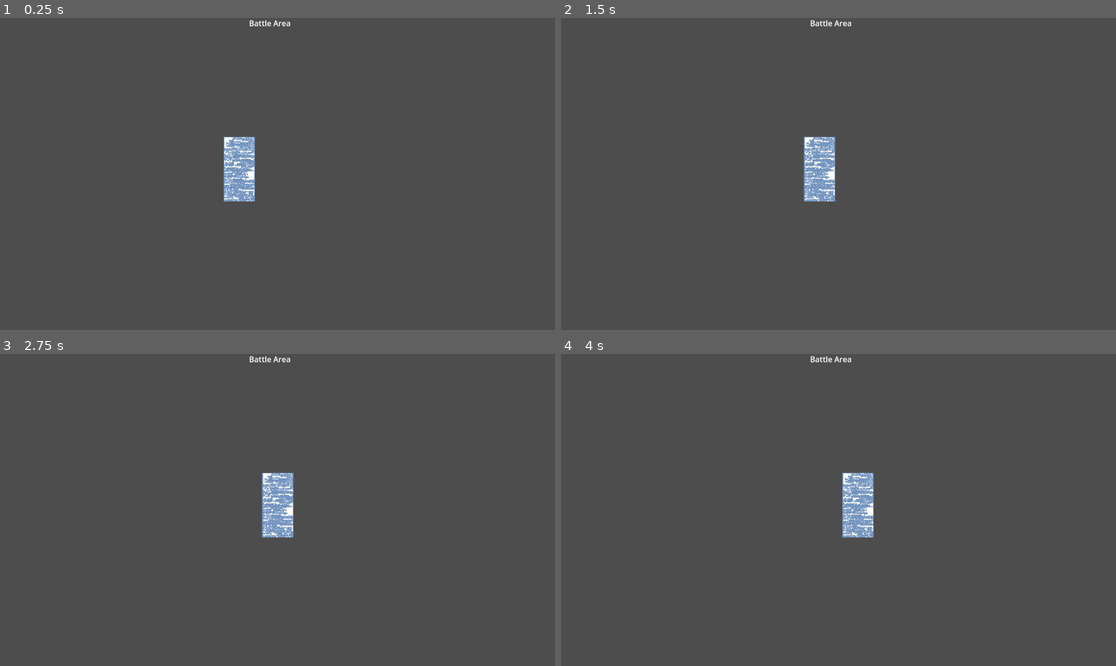
Above: before the commit, frames 1-4 (two rows, left to right).
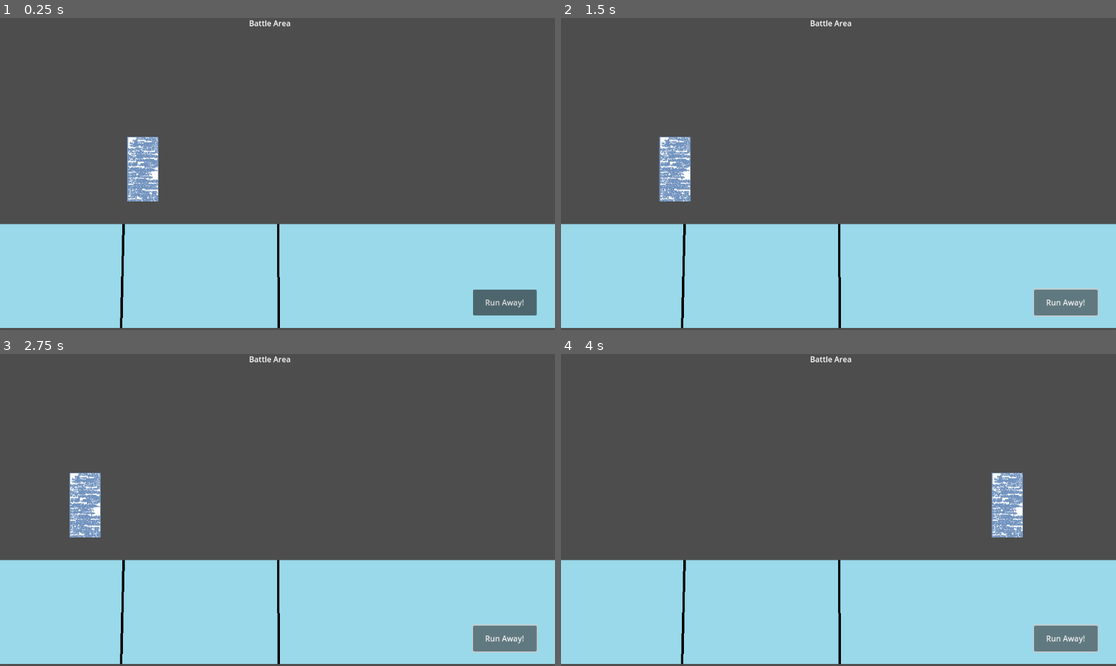
Above: after the commit, the same moments.

Repository: DrakeMitchell/Mercyman
Game: Godot game, scene res://Scenes/Battle Scene.tscn
Two runs of this game, one before a commit and one after it. Both use one fixed random seed, a clock stepped at 60 frames per second and the inputs below. This scene is started directly instead of the project's main scene.
Inputs (mouse positions are in pixels of both pictures, inside the frame that each line leads up to):
- Up to frame 1 (0.25 s): no input
- Up to frame 2 (1.5 s): click (1066, 301) at 0.5 s, where only the run after the commit has a clickable "Run Away!"; hold Right (ui_right) from 1.28 s (still down); tap I (Interact) at 1.35 s
- Up to frame 3 (2.75 s): release Right (ui_right) at 2.03 s; hold Down (ui_down) from 2.03 s (still down); tap I (Interact) at 2.1 s
- Up to frame 4 (4 s): release Down (ui_down) at 2.78 s; hold Right (ui_right) 2.78-3.53 s; tap X (click_button) at 2.85 s; tap I (Interact) at 3.05, 3.6 s; hold Up (ui_up) from 3.53 s (still down)

The runs differ from the first frame. In frame 1, 36% of the frame differs, in the area x 0-100%, y 38-100%; in frame 2, 36%; in frame 3, 36%; in frame 4, 36%.

Commit message:
Added Placeholder battle HUD

Diff:
--- a/Scenes/Battle Scene.tscn
+++ b/Scenes/Battle Scene.tscn
@@ -6,6 +6,7 @@
 [ext_resource type="Texture2D" uid="uid://yc3fnvug6xwy" path="res://Assets/Skeleton_01_White_Idle.png" id="2_kte72"]
 [ext_resource type="Texture2D" uid="uid://244k54tformt" path="res://Assets/Untitled.png" id="6_edvi2"]
 [ext_resource type="Script" path="res://Scripts/BattleMode.gd" id="6_t5xa3"]
+[ext_resource type="PackedScene" uid="uid://u7bmv8uc1d5t" path="res://Scenes/BattleHUD.tscn" id="7_6j3fl"]
 
 [sub_resource type="RectangleShape2D" id="RectangleShape2D_fi2gj"]
 size = Vector2(51, 44)
@@ -14,7 +15,7 @@
 script = ExtResource("1_vveha")
 
 [node name="Indication" type="Sprite2D" parent="."]
-position = Vector2(452, 112)
+position = Vector2(-75.9999, 92)
 scale = Vector2(0.290179, 0.632076)
 texture = ExtResource("6_edvi2")
 
@@ -91,6 +92,8 @@
 FireButton2 = NodePath("../Button")
 FireButton3 = NodePath("../Button2")
 
+[node name="BattleHud" parent="." instance=ExtResource("7_6j3fl")]
+
 [connection signal="Battlemode" from="." to="BattleMode" method="_on_battle_scene_battlemode"]
 [connection signal="pressed" from="Button" to="." method="_on_button_pressed"]
 [connection signal="pressed" from="Button2" to="." method="_on_button_pressed"]
--- /dev/null
+++ b/Scenes/BattleHUD.tscn
@@ -0,0 +1,47 @@
+[gd_scene load_steps=2 format=3 uid="uid://u7bmv8uc1d5t"]
+
+[ext_resource type="Texture2D" uid="uid://bqg275m320e7f" path="res://Scenes/Test Hud.png" id="1_xtxr2"]
+
+[node name="BattleHud" type="CanvasLayer"]
+
+[node name="Control" type="Control" parent="."]
+layout_mode = 3
+anchor_top = 0.66
+anchor_right = 1.0
+anchor_bottom = 1.0
+offset_top = 0.319977
+offset_bottom = -4.0
+
+[node name="Panel" type="Panel" parent="Control"]
+layout_mode = 1
+anchors_preset = -1
+anchor_top = 0.666
+anchor_right = 1.0
+anchor_bottom = 1.0
+offset_top = -3.05176e-05
+grow_horizontal = 2
+grow_vertical = 2
+
+[node name="TextureRect" type="TextureRect" parent="Control/Panel"]
+layout_mode = 1
+anchors_preset = -1
+anchor_top = -0.499
+anchor_right = 1.0
+anchor_bottom = 1.0
+offset_top = -108.0
+offset_bottom = -0.144028
+grow_horizontal = 2
+grow_vertical = 0
+texture = ExtResource("1_xtxr2")
+
+[node name="Button" type="Button" parent="Control/Panel"]
+layout_mode = 1
+anchors_preset = -1
+anchor_left = 0.852
+anchor_right = 0.967
+anchor_bottom = 0.5
+offset_left = 0.495911
+offset_top = -7.85596
+offset_right = 0.0158691
+offset_bottom = 10.072
+text = "Run Away!"
--- a/Scenes/Start Menu.tscn
+++ b/Scenes/Start Menu.tscn
@@ -1,6 +1,6 @@
 [gd_scene load_steps=4 format=3 uid="uid://bw8drxw4wgct7"]
 
-[ext_resource type="Script" path="res://Scenes/start_menu.gd" id="1_rfddy"]
+[ext_resource type="Script" path="res://Scripts/start_menu.gd" id="1_rfddy"]
 [ext_resource type="FontFile" uid="uid://l8axqp0wq5i5" path="res://Assets/resident_evil_3_remake_font_by_snakeyboy_ddovswe.otf" id="2_rja4o"]
 
 [sub_resource type="Theme" id="Theme_4f0n6"]
--- a/Scripts/BattleMode.gd
+++ b/Scripts/BattleMode.gd
@@ -10,7 +10,7 @@
 
 # Called when the node enters the scene tree for the first time.
 func _ready():
-	StartPos = Vector2(100,100)
+	StartPos = Vector2(-100,100)
 	CurrentPos = StartPos
 	FireButton1.hide()
 	FireButton2.hide()
@@ -20,12 +20,11 @@
 
 #Tracks the indicators position and handles the 'X' action
 func _process(delta):
-	Input.mouse_mode = Input.MOUSE_MODE_CONFINED_HIDDEN
 
 	$"../Indication".position = CurrentPos + Vector2(10,0)
 	CurrentPos = $"../Indication".position
 	if(CurrentPos.x > 700):
-		CurrentPos = Vector2(0,100)
+		CurrentPos = Vector2(-100,100)
 		$"../Indication".position = CurrentPos
 
 	if(Input.is_action_just_pressed("click_button")):
--- a/Scripts/Main.gd
+++ b/Scripts/Main.gd
@@ -22,8 +22,7 @@
 
 func _ready():
 	set_process_input(true)
-	Input.mouse_mode = Input.MOUSE_MODE_CONFINED_HIDDEN
-	Input.set_custom_mouse_cursor(cursor)
+
 	# Replace with function body.
 
 
--- a/project.godot
+++ b/project.godot
@@ -12,27 +12,30 @@
 
 config/name="Re Gaiden"
 run/main_scene="res://Scenes/Main.tscn"
-config/features=PackedStringArray("4.2", "Forward Plus")
-config/icon="res://icon.svg"
+config/features=PackedStringArray("4.3", "Forward Plus")
 
 [autoload]
 
 EnemyInfo="*res://Scripts/EnemyInfo.gd"
 
+[display]
+
+window/size/mode=3
+
 [input]
 
 Interact={
 "deadzone": 0.5,
-"events": [Object(InputEventKey,"resource_local_to_scene":fa …(169 unchanged characters)… _keycode":73,"key_label":0,"unicode":0,"echo":false,"script":null)
+"events": [Object(InputEventKey,"resource_local_to_scene":fa …(169 unchanged characters)… _keycode":73,"key_label":0,"unicode":0,"location":0,"echo":false,"script":null)
 ]
 }
 click_button={
 "deadzone": 0.5,
-"events": [Object(InputEventKey,"resource_local_to_scene":fa …(172 unchanged characters)… eycode":88,"key_label":0,"unicode":120,"echo":false,"script":null)
+"events": [Object(InputEventKey,"resource_local_to_scene":fa …(172 unchanged characters)… eycode":88,"key_label":0,"unicode":120,"location":0,"echo":false,"script":null)
 ]
 }
 Pause={
 "deadzone": 0.5,
-"events": [Object(InputEventKey,"resource_local_to_scene":fa …(175 unchanged characters)… ode":4194305,"key_label":0,"unicode":0,"echo":false,"script":null)
+"events": [Object(InputEventKey,"resource_local_to_scene":fa …(175 unchanged characters)… ode":4194305,"key_label":0,"unicode":0,"location":0,"echo":false,"script":null)
 ]
 }
Not shown, changed: Assets/resident_evil_3_remake_font_by_snakeyboy_ddovswe.otf.import
Not shown: 1 places in Scenes/Battle Scene.tscn that only renumber resources
Binary file added: Scenes/Test Hud.png
Not shown, added: Scenes/Test Hud.png.import
Renamed: Scenes/start_menu.gd -> Scripts/start_menu.gd
